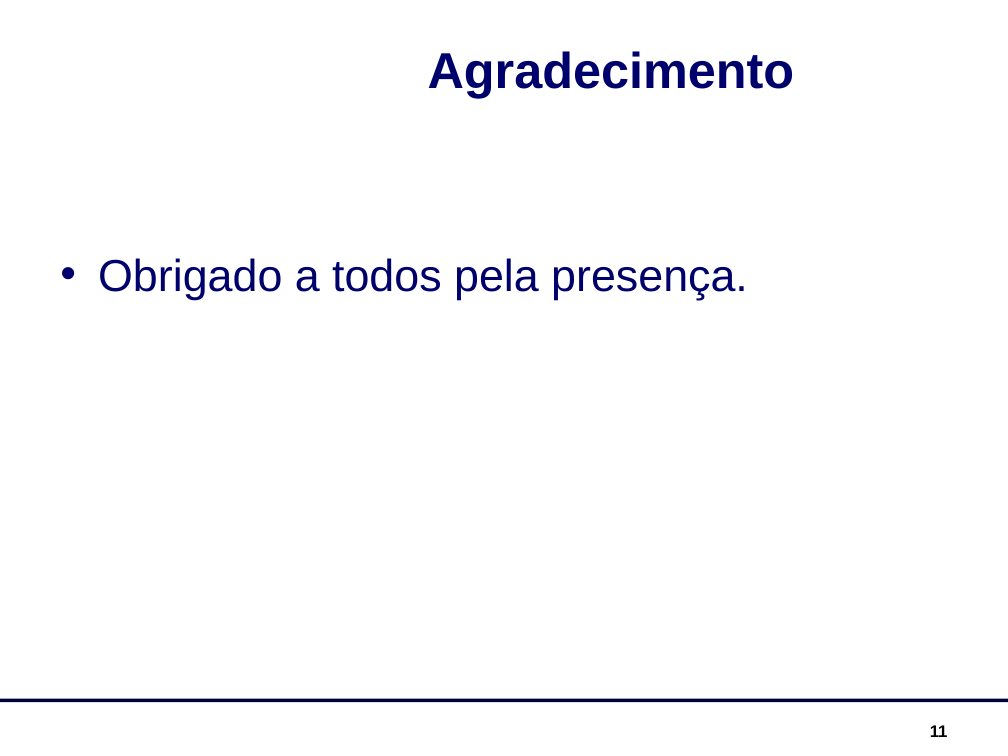
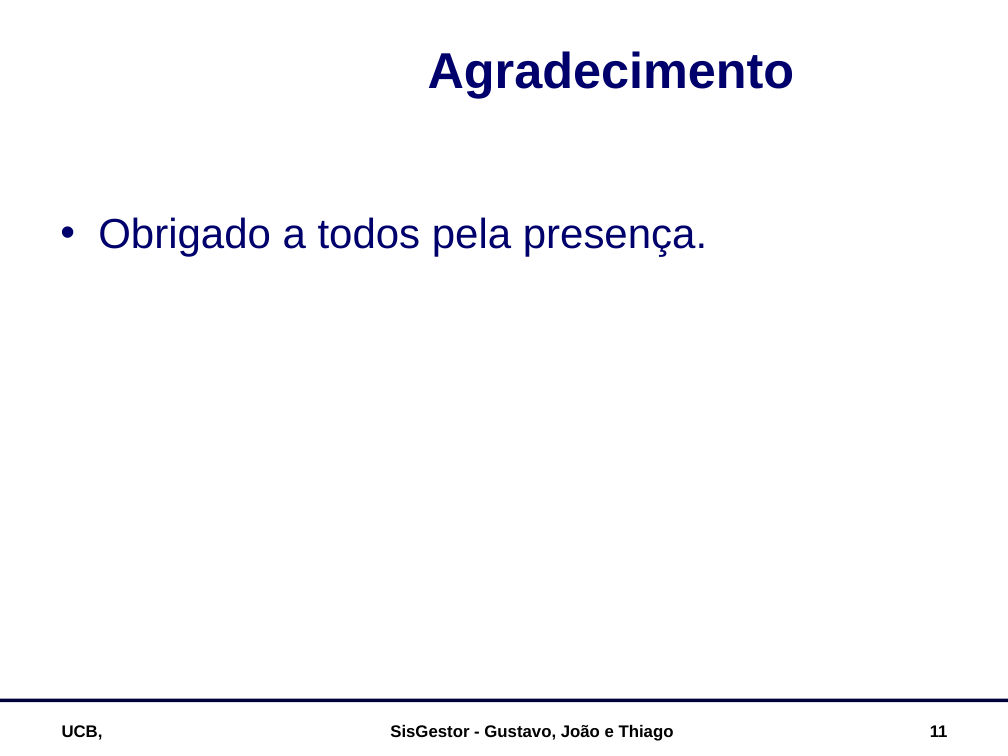
Before and after one commit to luciahsp/sisgestor, a slide deck: slide 11 of documentacao/SisGestor_Apresentação.ppt. Drawn at 1008x756 pixels with LibreOffice and Linux fonts; fonts in the diff are those of the drawing; background and template pictures are left out. Boxes give left, top, right and bottom in pixels: in the first picture for what was removed or moved away, otherwise in the second. Text is boxed around its words. In the diff, an @@ line names an element or a change of style, - is before the commit and + after.

```diff
--- a/documentacao/SisGestor_Apresentação.ppt
+++ b/documentacao/SisGestor_Apresentação.ppt
@@ text "Obrigado a todos pela presença." at box(98, 217, 707, 257): size 32 to 30 pt; line spacing 1 to 1.5 @@
@@ text added at box(62, 725, 103, 740), 12 pt, text #000000, bold @@
+UCB,
@@ text added at box(390, 725, 674, 741), 12 pt, text #000000, bold @@
+SisGestor - Gustavo, João e Thiago
```
Also in this commit, not shown: 6 other slides changed, 3 slides added, 3 slides removed, 1 other file.
